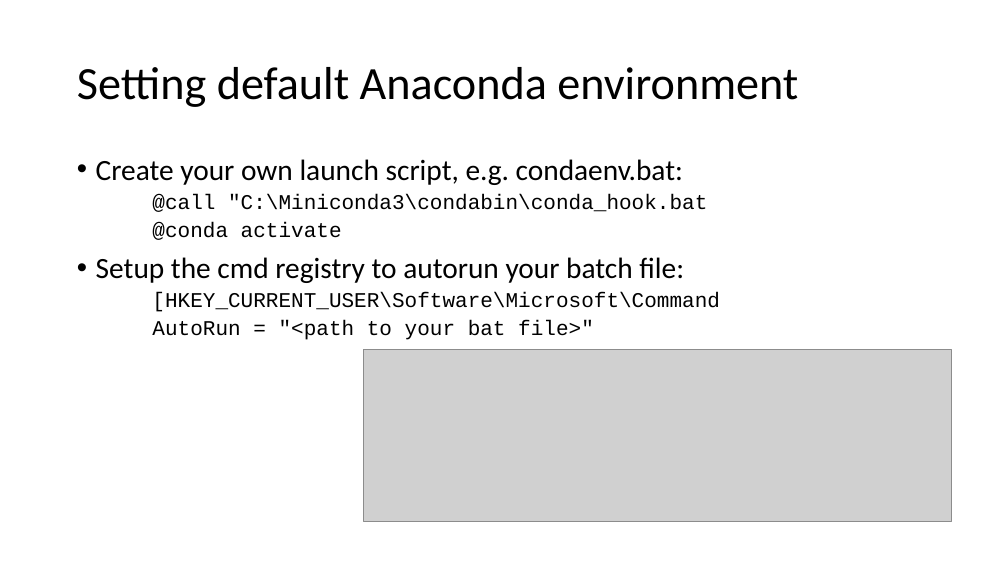
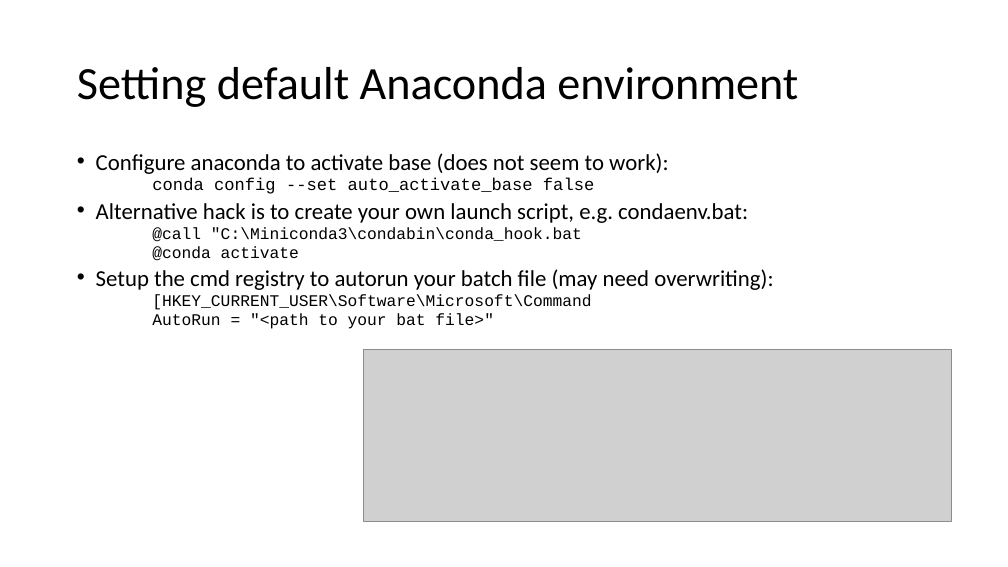
Before and after one commit to mrkbutty/PythonTutButty01, a slide deck: slide 13 of PyTut1_Intro.pptx (slide 11 before the commit). Drawn at 1008x567 pixels with LibreOffice and Linux fonts; fonts in the diff are those of the drawing; grey boxes stand for pictures. Boxes give left, top, right and bottom in pixels: in the first picture for what was removed or moved away, otherwise in the second. Text is boxed around its words. In the diff, an @@ line names an element or a change of style, - is before the commit and + after.

```diff
--- a/PyTut1_Intro.pptx
+++ b/PyTut1_Intro.pptx
@@ text at [96, 153, 748, 223]: text changed; size 28 to 21.7 pt @@
-• Create your own launch script, e.g. condaenv.bat:
+• Configure anaconda to activate base (does not seem to work):
+    conda config --set auto_activate_base false
+• Alternative hack is to create your own launch script, e.g. condaenv.bat:
@@ text at [152, 227, 591, 329]: size 20 to 15.5 pt in "@call "C:\Miniconda3\condabin\conda_hook.bat", "@conda activate", "[HKEY_CURRENT_USER\Software\Microsoft\Command", "AutoRun = "<path to your bat file>""; line spacing 0.9 to 0.7 @@
@@ text at [96, 269, 773, 290]: text changed; size 28 to 21.7 pt @@
-• Setup the cmd registry to autorun your batch file:
+• Setup the cmd registry to autorun your batch file (may need overwriting):
```
Also in this commit, not shown: 15 other slides changed, 6 slides added, 3 slides removed, 2 other files.
